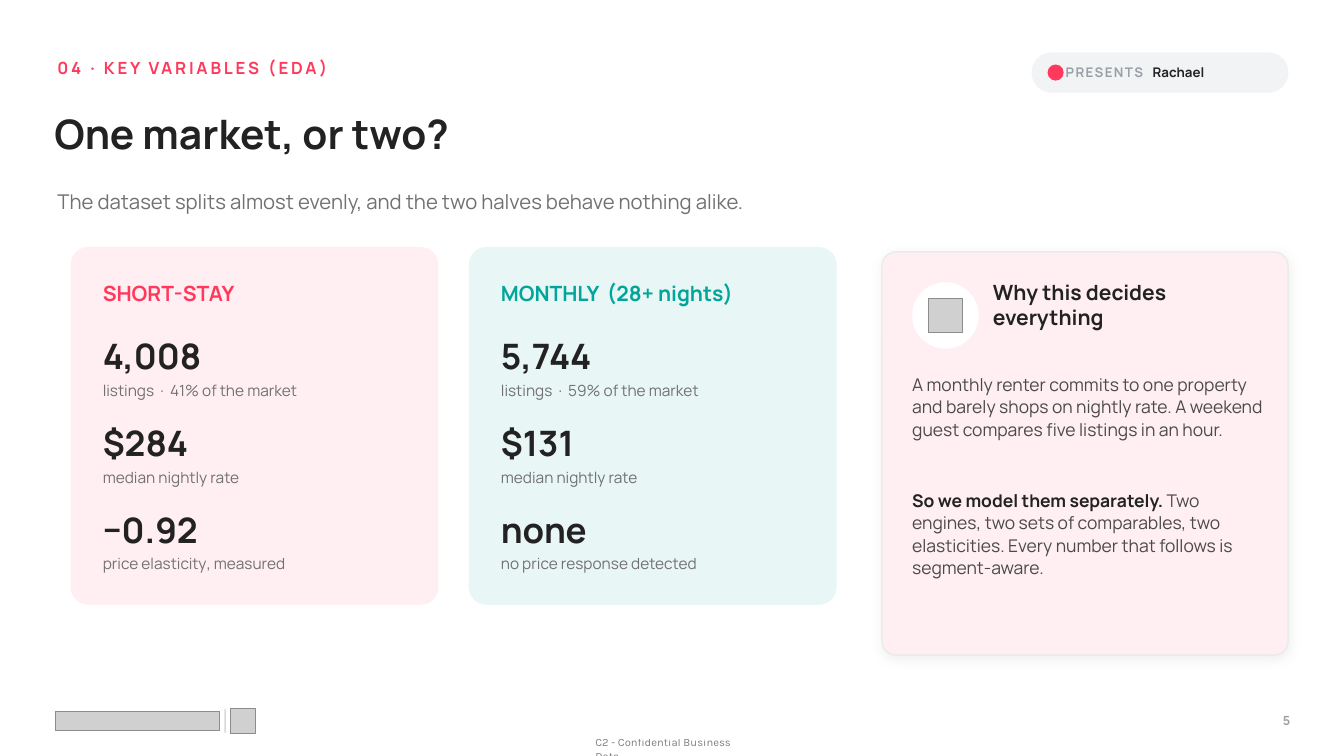
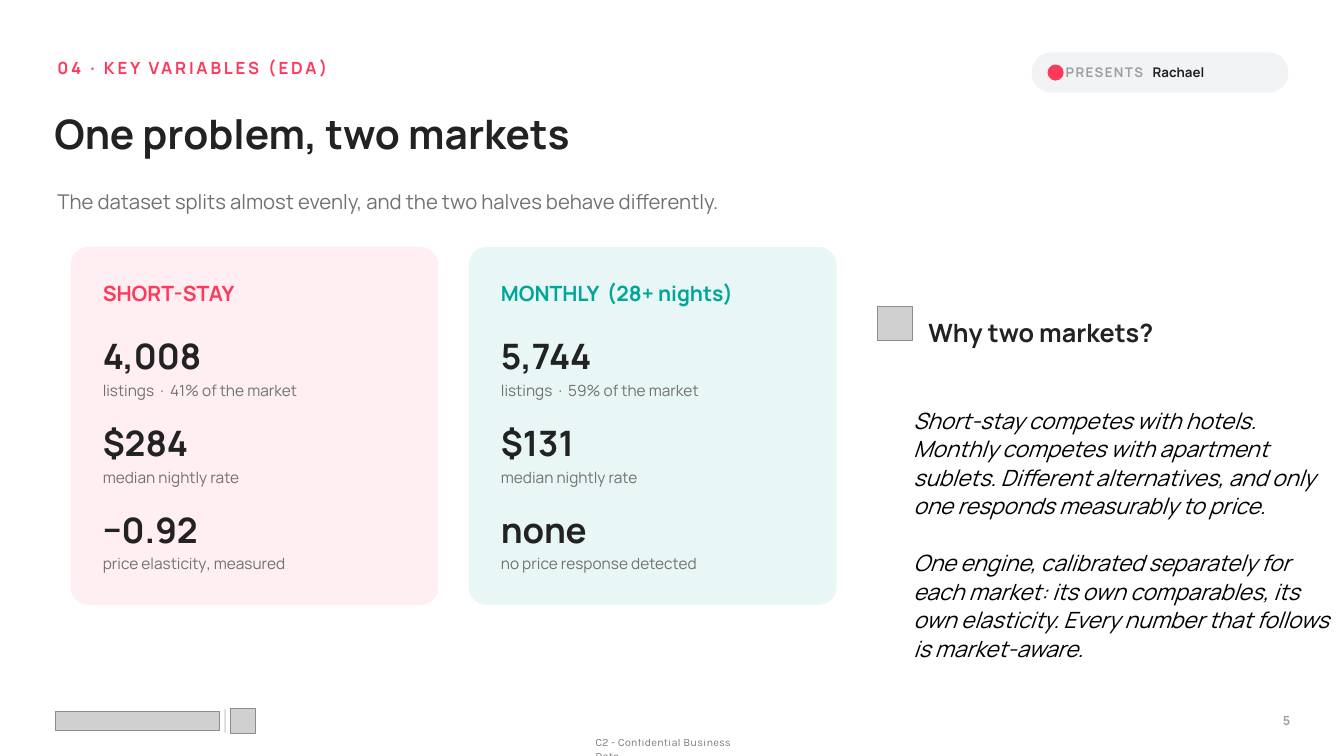
Before and after one commit to mkdn007/Cornell-Airbnb-Capstone, a slide deck: slide 5 of Airbnb Pricing Deck.pptx. Drawn at 1344x756 pixels with LibreOffice and Linux fonts; fonts in the diff are those of the drawing; grey boxes stand for pictures. Boxes give left, top, right and bottom in pixels: in the first picture for what was removed or moved away, otherwise in the second. Text is boxed around its words. In the diff, an @@ line names an element or a change of style, - is before the commit and + after.

```diff
--- a/Airbnb Pricing Deck.pptx
+++ b/Airbnb Pricing Deck.pptx
@@ text at (54,119,570,159): text changed @@
-One market, or two?
+One problem, two markets
@@ text at (57,194,719,214): text changed @@
-The dataset splits almost evenly, and the two halves behave nothing alike.
+The dataset splits almost evenly, and the two halves behave differently.
@@ rounded rectangle removed at (882,252,1289,655) @@
@@ picture: place and size @@
-picture at (929,298,963,333)
+picture at (878,307,912,341)
@@ text at (928,323,1153,348): text changed; size 15 to 18 pt @@
-Why this decides everything
+Why two markets?
@@ text removed at (912,378,1263,441) @@
-A monthly renter commits to one property and barely shops on nightly rate. A weekend guest compares five listings in an hour.
@@ text at (913,412,1329,658): text changed; size 12.5 to 16 pt; text colour #4A4A4A to #000000; italic on @@
-So we model them separately. Two engines, two sets of comparables, two elasticities. Every number that follows is segment-aware.
+Short-stay competes with hotels. Monthly competes with apartment sublets. Different alternatives, and only one responds measurably to price.
+One engine, calibrated separately for each market: its own comparables, its own elasticity. Every number that follows is market-aware.
```
Also in this commit, not shown: 3 other slides changed.
